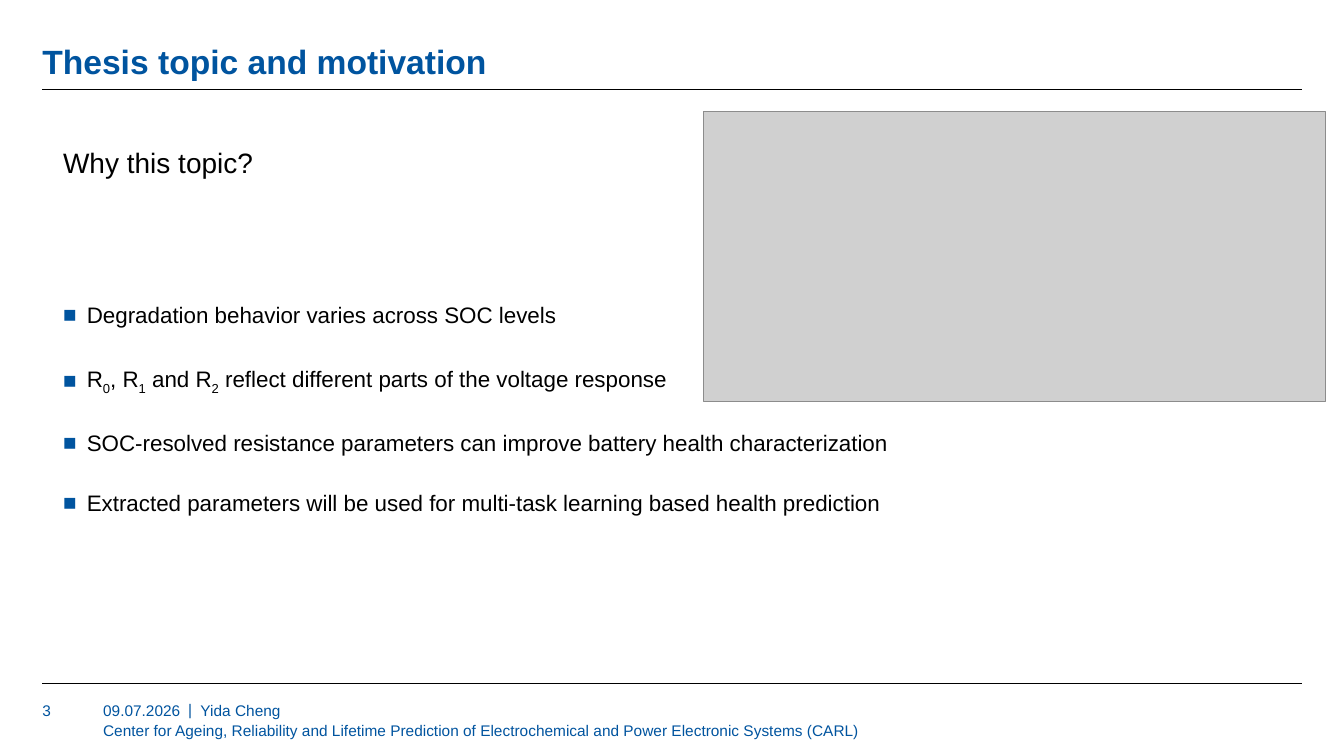
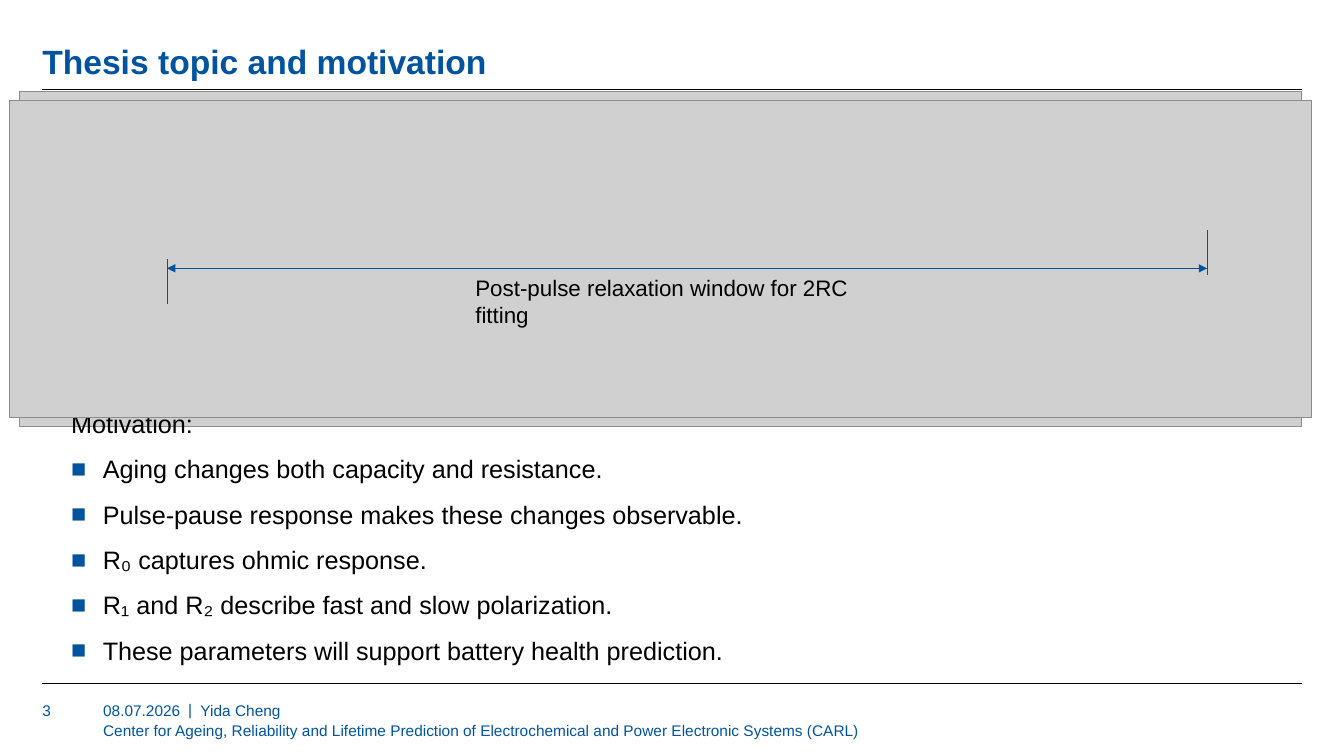
Before and after one commit to YIDA70/Yida-Masterarbeit, a slide deck: slide 3 of Mid-term presentation.pptx. Drawn at 1344x756 pixels with LibreOffice and Linux fonts; fonts in the diff are those of the drawing; grey boxes stand for pictures; background and template pictures are left out. Boxes give left, top, right and bottom in pixels: in the first picture for what was removed or moved away, otherwise in the second. Text is boxed around its words. In the diff, an @@ line names an element or a change of style, - is before the commit and + after.

```diff
--- a/Mid-term presentation.pptx
+++ b/Mid-term presentation.pptx
@@ picture added at (19, 92, 1302, 426) @@
@@ picture removed at (704, 111, 1326, 401) @@
@@ text removed at (63, 152, 888, 516) @@
-Why this topic?
-■ Degradation behavior varies across SOC levels
-■ R0, R1 and R2 reflect different parts of the voltage response
-■ SOC-resolved resistance parameters can improve battery health characterization
-■ Extracted parameters will be used for multi-task learning based health prediction
@@ group added at (10, 100, 1312, 417): 2 lines, 1 picture, 1 double arrow, 1 text @@
+Post-pulse relaxation window for 2RC fitting
@@ text added at (71, 417, 742, 665), 18 pt, text #000000 @@
+Motivation:
+■ Aging changes both capacity and resistance.
+■ Pulse-pause response makes these changes observable.
+■ R₀ captures ohmic response.
+■ R₁ and R₂ describe fast and slow polarization.
+■ These parameters will support battery health prediction.
```
Also in this commit, not shown: 20 other slides changed.
